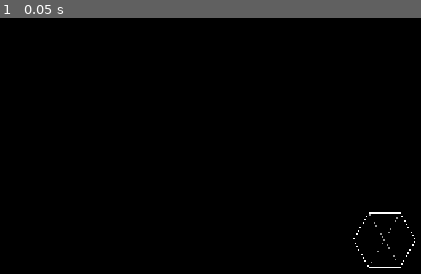
Above: before the commit, frame 1.
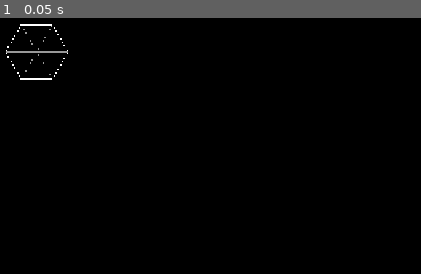
Above: after the commit, the same moment.

Repository: deecovan/hexes
Game: Godot game, scene res://Scenes/Main.tscn
Two runs of this game, one before a commit and one after it. Both use one fixed random seed, a clock stepped at 60 frames per second and the inputs below.
Inputs:
- Up to frame 1 (0.05 s): no input

The runs differ from the first frame. In frame 1, 0.5% of the frame differs, in the area x 1-99%, y 2-98%.

Commit message:
Create vector Hex

Diff:
--- a/Scenes/Main.tscn
+++ b/Scenes/Main.tscn
@@ -8,5 +8,5 @@
 
 [node name="Table" type="Node2D" parent="."]
 
-[node name="Hex" parent="." instance=ExtResource("2_idj7w")]
-position = Vector2(616, 361)
+[node name="Hex" parent="Table" instance=ExtResource("2_idj7w")]
+position = Vector2(60, 60)
